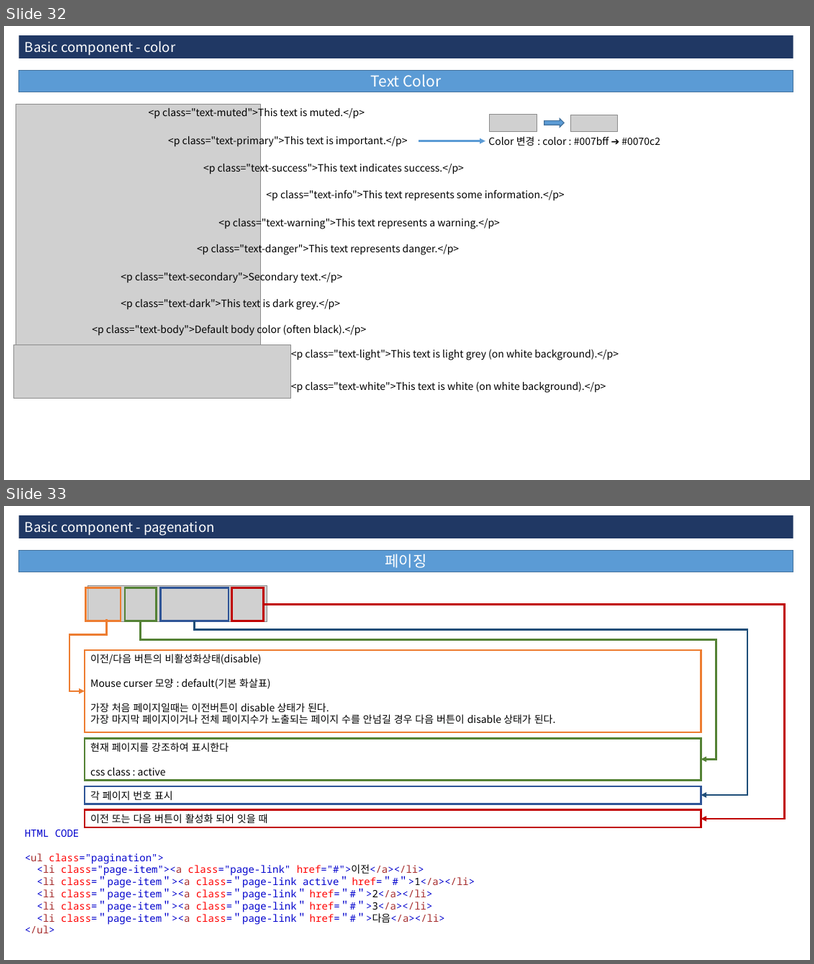
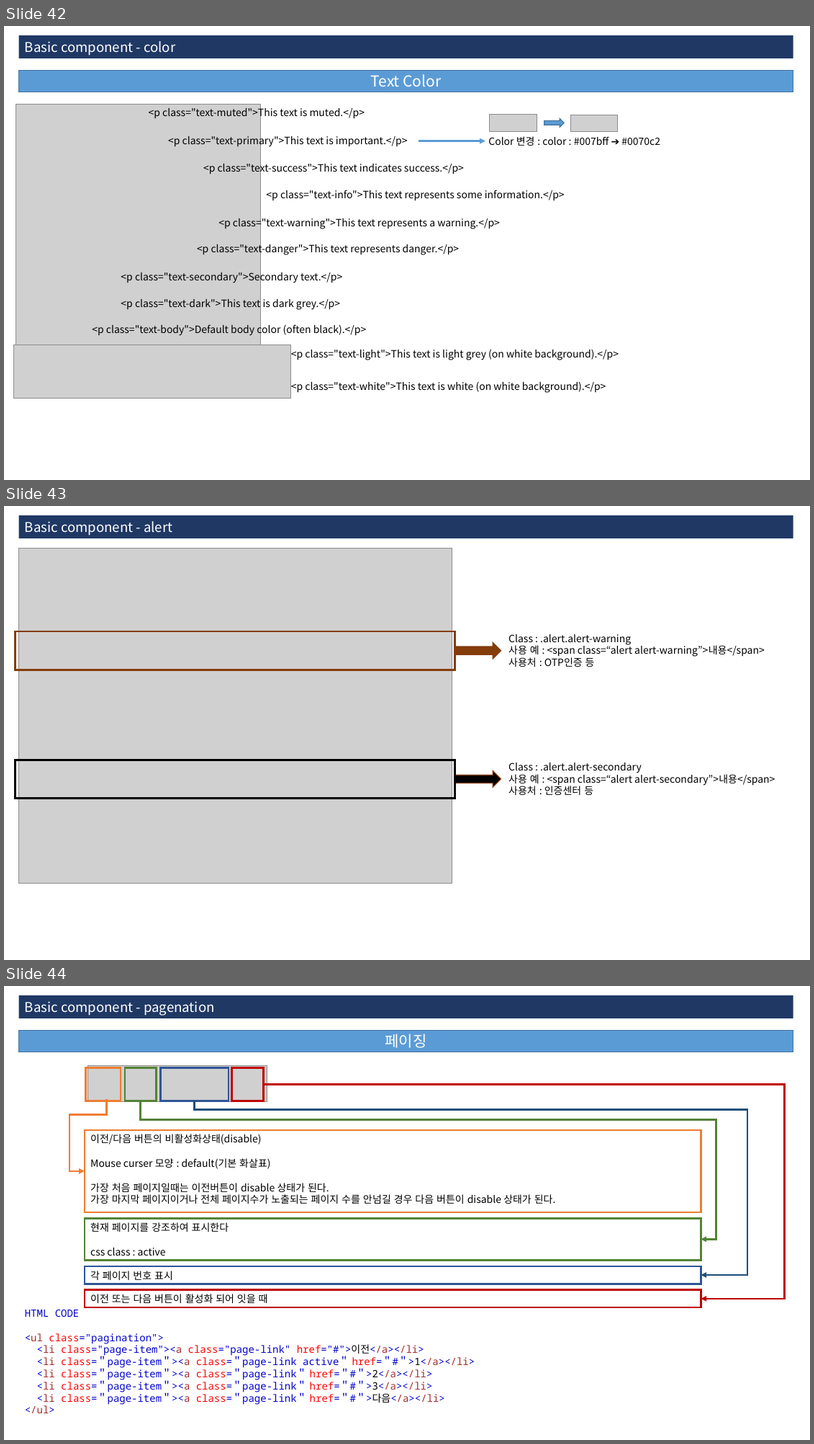
Before and after one commit to 3dwebart/html-publish, a slide deck: web/data/guide.pptx. Shown one above the other, each under a label of ours: slides 32 and 33 before the commit, slides 42, 43 and 44 after it. The pictures are 814x964 and 814x1444 pixels, drawn with LibreOffice and Linux fonts; fonts in the diff are those of the drawing; grey boxes stand for pictures. Boxes give left, top, right and bottom in pixels: in the first picture for what was removed or moved away, otherwise in the second. Text is boxed around its words. In the diff, an @@ line names an element or a change of style, - is before the commit and + after.

```diff
--- a/web/data/guide.pptx
+++ b/web/data/guide.pptx
@@ slide 43 added at (x1=4, y1=506, x2=810, y2=960), background #FFFFFF @@
@@ rectangle added at (x1=19, y1=515, x2=794, y2=538), fill #203864, 16 pt, text #FFFFFF @@
+Basic component - alert
@@ picture added at (x1=19, y1=548, x2=453, y2=883) @@
@@ rectangle added at (x1=16, y1=631, x2=455, y2=669), outline #843C0B 2.25 pt @@
@@ text added at (x1=509, y1=634, x2=765, y2=667), 12 pt, text #000000 @@
+Class : .alert.alert-warning
+사용 예 : <span class=“alert alert-warning”>내용</span>
+사용처 : OTP인증 등
@@ right arrow added at (x1=455, y1=642, x2=502, y2=659), fill #843C0B, outline #843C0B 1 pt @@
@@ rectangle added at (x1=16, y1=759, x2=455, y2=798), outline #000000 2.25 pt @@
@@ text added at (x1=509, y1=762, x2=775, y2=795), 12 pt, text #000000 @@
+Class : .alert.alert-secondary
+사용 예 : <span class=“alert alert-secondary”>내용</span>
+사용처 : 인증센터 등
@@ right arrow added at (x1=455, y1=771, x2=502, y2=788), fill #000000, outline #843C0B 1 pt @@
@@ what was slide 32 is now slide 42 @@
@@ what was slide 33 is now slide 44 @@
```
Also in this commit, not shown: 8 slides changed, 10 other slides added, 3 other files.
